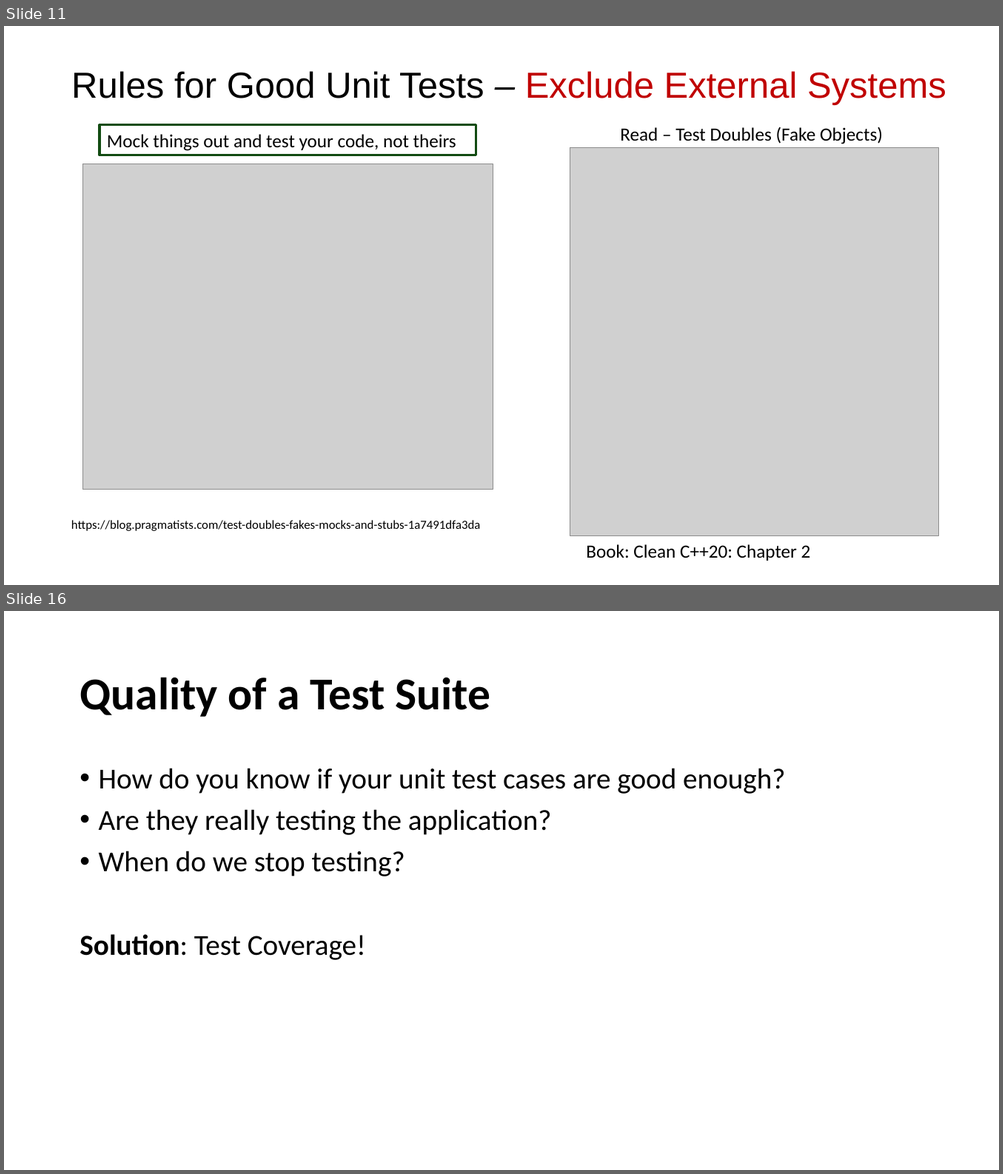
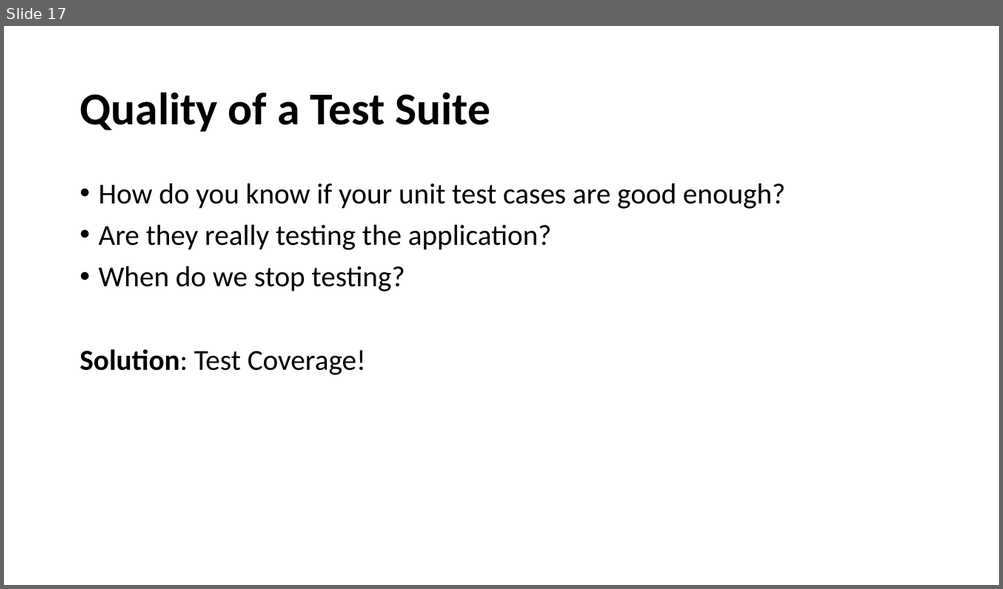
Before and after one commit to johnxu21/johnxu21.github.io, a slide deck: teaching/CS472/Timetable/Software-Testing-and-CI.pptx. Shown one above the other, each under a label of ours: slides 11 and 16 before the commit, slide 17 after it; the slides between them are not shown. The pictures are 1003x1174 and 1003x589 pixels, drawn with LibreOffice and Linux fonts; fonts in the diff are those of the drawing; grey boxes stand for pictures. Boxes give left, top, right and bottom in pixels: in the first picture for what was removed or moved away, otherwise in the second. Text is boxed around its words. In the diff, an @@ line names an element or a change of style, - is before the commit and + after.

```diff
--- a/teaching/CS472/Timetable/Software-Testing-and-CI.pptx
+++ b/teaching/CS472/Timetable/Software-Testing-and-CI.pptx
@@ slide 11 removed at <box>4,26,999,585</box>, background #FFFFFF @@
@@ text removed at <box>71,71,946,105</box> @@
-Rules for Good Unit Tests – Exclude External Systems
@@ rectangle removed at <box>99,125,476,155</box> @@
-Mock things out and test your code, not theirs
@@ text removed at <box>620,127,882,144</box> @@
-Read – Test Doubles (Fake Objects)
@@ picture removed at <box>570,147,939,537</box> @@
@@ picture removed at <box>82,164,492,489</box> @@
@@ text removed at <box>71,520,480,531</box> @@
-https://blog.pragmatists.com/test-doubles-fakes-mocks-and-stubs-1a7491dfa3da
@@ text removed at <box>586,545,811,561</box> @@
-Book: Clean C++20: Chapter 2
@@ what was slide 16 is now slide 17 @@
```
Also in this commit, not shown: 5 slides changed, 13 slides added, 10 other slides removed, 3 other files.
